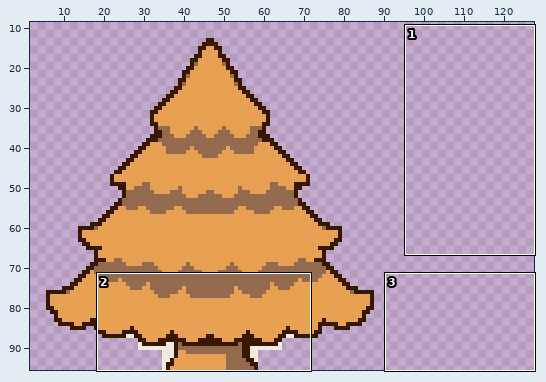
Sprite sheet, stored at Assets/_Asset/Art/Sprite/BackGround/tree1.png. Above, an overview of the earlier version with the close-up marked.
Close-up. Before the commit:
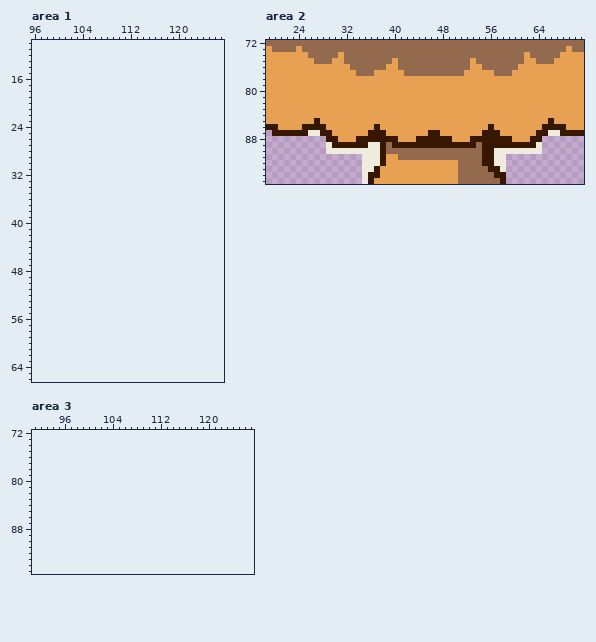
The file is 82x83 pixels. Shown: area 1: x 96..127, y 10..66; area 2: x 19..71, y 72..95; area 3: x 91..127, y 72..95. The old version is drawn lined up with the new one, on the new canvas. The wide view leaves out empty margins.
New version:
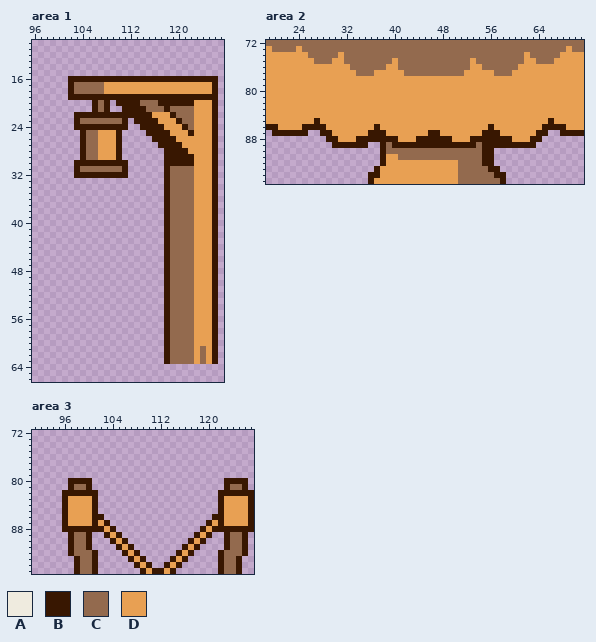
Palette (. is transparent): A #efebdf  B #381701  C #936a4e  D #e8a053
Changes in this commit:
canvas 82x83 -> 128x96, the old top-left corner now at 6,13
Area 1:
y 16: x 102..126 ......................... -> BBBBBBBBBBBBBBBBBBBBBBBBB
y 17..18: x 102..126 ......................... -> BCCCCCDDDDDDDDDDDDDDDDDDB
y 19: x 102..126 ......................... -> BBBBBBBBBBBBBBBBBBBBBBBBB
y 20: x 106..108 ... -> BCB; x 110..126 ................. -> BBBBCCCBBBBBBDDDB
y 21: x 106..108 ... -> BCB; x 111..126 ................ -> BBBBCCCBCCCCDDDB
y 22: x 103..126 ........................ -> BBBBBBBBBBBBBDDDBCCCDDDB
y 23: x 103..111 ......... -> BCCCCCCCB; x 113..126 .............. -> BBBBDDDBCCDDDB
y 24: x 103..111 ......... -> BBBBBBBBB; x 114..126 ............. -> BBBBDDDBCDDDB
y 25: x 104..110 ....... -> BCCDDDB; x 115..126 ............ -> BBBBDDDBDDDB
y 26: x 104..110 ....... -> BCCDDDB; x 116..126 ........... -> BBBBDDDDDDB
y 27: x 104..110 ....... -> BCCDDDB; x 117..126 .......... -> BBBBDDDDDB
y 28: x 104..110 ....... -> BCCDDDB; x 118..126 ......... -> BBBBDDDDB
y 29: x 104..110 ....... -> BCCDDDB; x 118..126 ......... -> BBBBBDDDB
y 30: x 103..111 ......... -> BBBBBBBBB; x 118..126 ......... -> BBBBBDDDB
y 31: x 103..111 ......... -> BCCCCCCCB; x 118..126 ......... -> BCCCCDDDB
y 32: x 103..111 ......... -> BBBBBBBBB; x 118..126 ......... -> BCCCCDDDB
y 33..60: x 118..126 ......... -> BCCCCDDDB
y 61..63: x 118..126 ......... -> BCCCCDCDB
Area 2:
y 87: x 26..27 AA -> ..; x 66..67 AA -> ..
y 89: x 29 A -> .; x 36..37 AA -> ..; x 64 A -> .
y 90: x 29..37 AAAAAAAAA -> .........; x 57..64 AAAAAAAA -> ........
y 91..92: x 35..37 AAA -> ...; x 57..58 AA -> ..
y 93: x 35..36 AA -> ..; x 58 A -> .
y 94..95: x 35 A -> .
Area 3:
y 80: x 97..100 .... -> BBBB; x 123..126 .... -> BBBB
y 81: x 97..100 .... -> BCCB; x 123..126 .... -> BCCB
y 82: x 96..101 ...... -> BBBBBB; x 122..127 ...... -> BBBBBB
y 83..85: x 96..101 ...... -> BDDDDB; x 122..127 ...... -> BDDDDB
y 86: x 96..102 ....... -> BDDDDBB; x 121..127 ....... -> BBDDDDB
y 87: x 96..103 ........ -> BDDDDBDB; x 120..127 ........ -> BDBDDDDB
y 88: x 96..104 ......... -> BBBBBBBDB; x 119..127 ......... -> BDBBBBBBB
y 89: x 97..100 .... -> BCCB; x 103..105 ... -> BDB; x 118..120 ... -> BDB; x 123..126 .... -> BCCB
y 90: x 97..100 .... -> BCCB; x 104..106 ... -> BDB; x 117..119 ... -> BDB; x 123..126 .... -> BCCB
y 91: x 97..100 .... -> BCCB; x 105..107 ... -> BDB; x 116..118 ... -> BDB; x 123..126 .... -> BCCB
y 92: x 97..101 ..... -> BCCCB; x 106..108 ... -> BDB; x 115..117 ... -> BDB; x 122..126 ..... -> BCCCB
y 93: x 98..101 .... -> BCCB; x 107..109 ... -> BDB; x 114..116 ... -> BDB; x 122..125 .... -> BCCB
y 94: x 98..101 .... -> BCCB; x 108..110 ... -> BDB; x 113..115 ... -> BDB; x 122..125 .... -> BCCB
y 95: x 98..101 .... -> BCCB; x 109..114 ...... -> BDBBDB; x 122..125 .... -> BCCB
Changed places in both close-ups, as pixel boxes (x1, y1, x2, y2):
added: (68, 76, 218, 364)
erased: (308, 130, 380, 184)
erased: (494, 130, 560, 172)
added: (62, 478, 254, 574)
